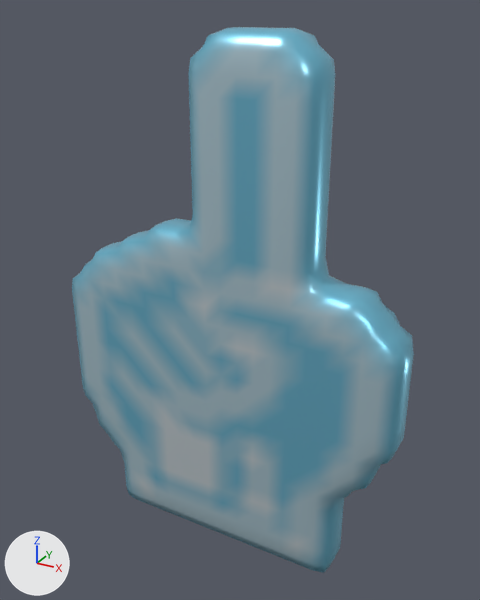
The glTF model glb/smooth/1-1000/699.glb, before and after one commit.
Before and after are seen from a 50 mm lens placed at (0.854, -1.473, 1.542), pointed at (0.025, 0.033, 0.789). The axes (+X, +Y, +Z) are drawn at lower left. The lights are the same throughout. Vertices at the same position are counted once.
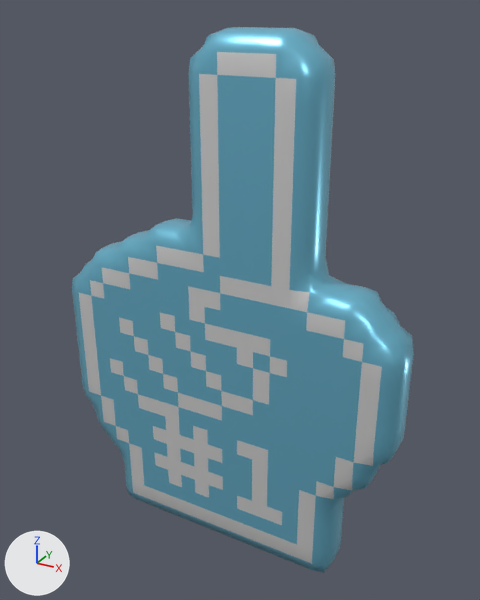
Boxes (x1, y1, x2, y2) around the edits, measured in the pictures (480 x 600 px):
```json
{"part": 1, "of": "me_mesh_0", "change": "cut back", "before": [93, 99, 343, 551], "after": [153, 96, 325, 510]}
{"part": 2, "of": "me_mesh_0", "change": "recoloured", "before": [72, 34, 397, 568], "after": [72, 34, 397, 568]}
```

Edits to the scene script, one JSON object a line:
```json
{"block": "me_mesh_0", "where": "# used by ob_mesh_0; location = (0.0, 0.0, 0.0)"}
{"op": "remove", "block": "me_mesh_0", "code": "me_mesh_0.from_pydata(...)  # 1266 vertices, 2426 faces; spans x -0.53..0.53, y -0.08..0.08, z 0.0..1.5"}
{"op": "add", "block": "me_mesh_0", "code": "me_mesh_0.from_pydata(...)  # 1154 vertices, 1848 faces; spans x -0.53..0.53, y -0.08..0.08, z 0.0..1.5"}
{"block": "me_mesh_0", "change": "me_mesh_0 part 1: 169 vertices removed from x -0.43..0.33, y -0.08..0.08, z 0.1..1.0; 57 vertices added at x -0.17..0.28, y -0.08..0.08, z 0.1..1.15"}
{"block": "me_mesh_0", "change": "me_mesh_0 part 2: 892 kept faces spanning x -0.51..0.51, y -0.08..0.08, z 0.01..1.49 get new vertex colours"}
```
